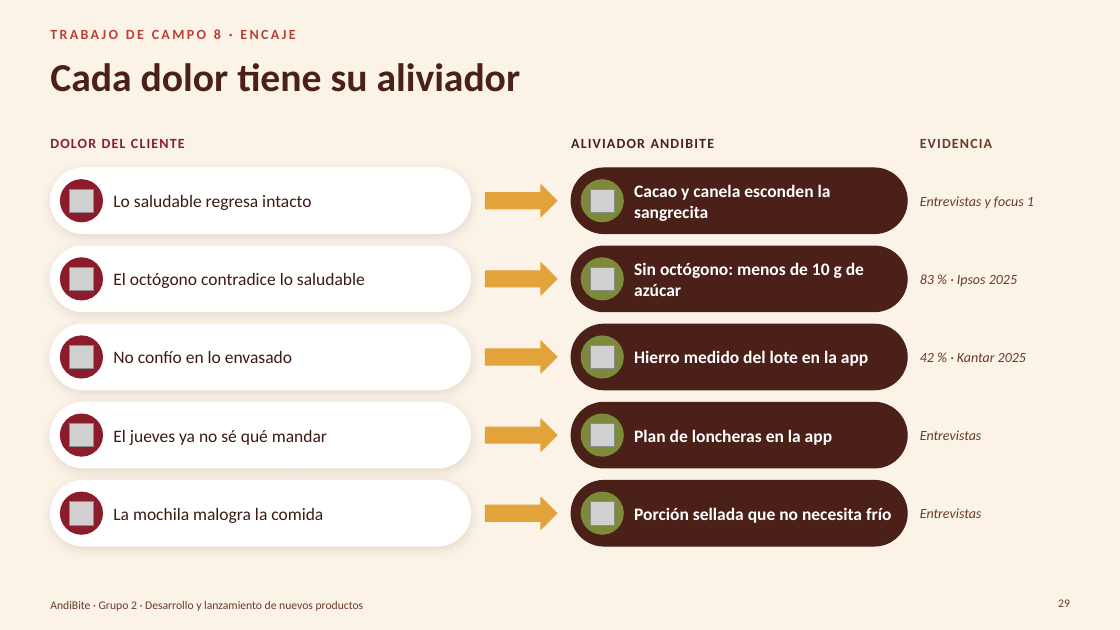
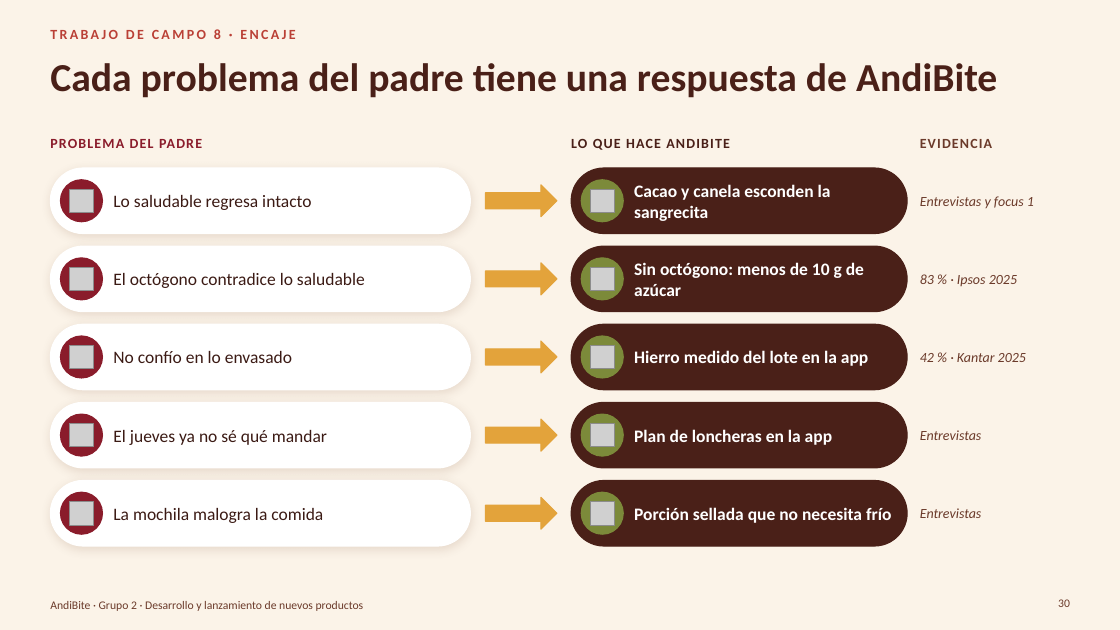
Before and after one commit to Darknow-web/Desarrollo-y-lanzamiento-de-producto-y-marca, a slide deck: slide 30 of 04-reformulacion/TC5-8/TC5-8-AndiBite.pptx (slide 29 before the commit). Drawn at 1120x630 pixels with LibreOffice and Linux fonts; fonts in the diff are those of the drawing; grey boxes stand for pictures; background and template pictures are left out. Boxes give left, top, right and bottom in pixels: in the first picture for what was removed or moved away, otherwise in the second. Text is boxed around its words. In the diff, an @@ line names an element or a change of style, - is before the commit and + after.

```diff
--- a/04-reformulacion/TC5-8/TC5-8-AndiBite.pptx
+++ b/04-reformulacion/TC5-8/TC5-8-AndiBite.pptx
@@ title at box(50, 63, 997, 98): text changed @@
-Cada dolor tiene su aliviador
+Cada problema del padre tiene una respuesta de AndiBite
@@ text at box(50, 139, 202, 148): text changed @@
-DOLOR DEL CLIENTE
+PROBLEMA DEL PADRE
@@ text at box(571, 139, 730, 150): text changed @@
-ALIVIADOR ANDIBITE
+LO QUE HACE ANDIBITE
@@ page number at box(1058, 599, 1070, 607): text changed @@
-29
+30
```
Also in this commit, not shown: 25 other slides changed, 3 slides added, 5 other files.
